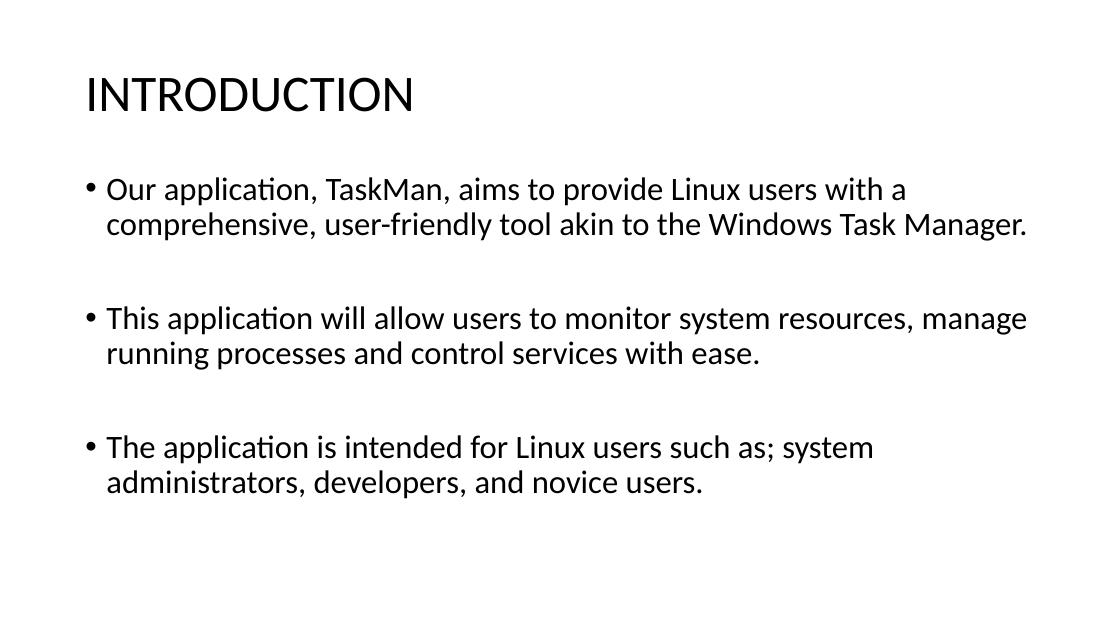
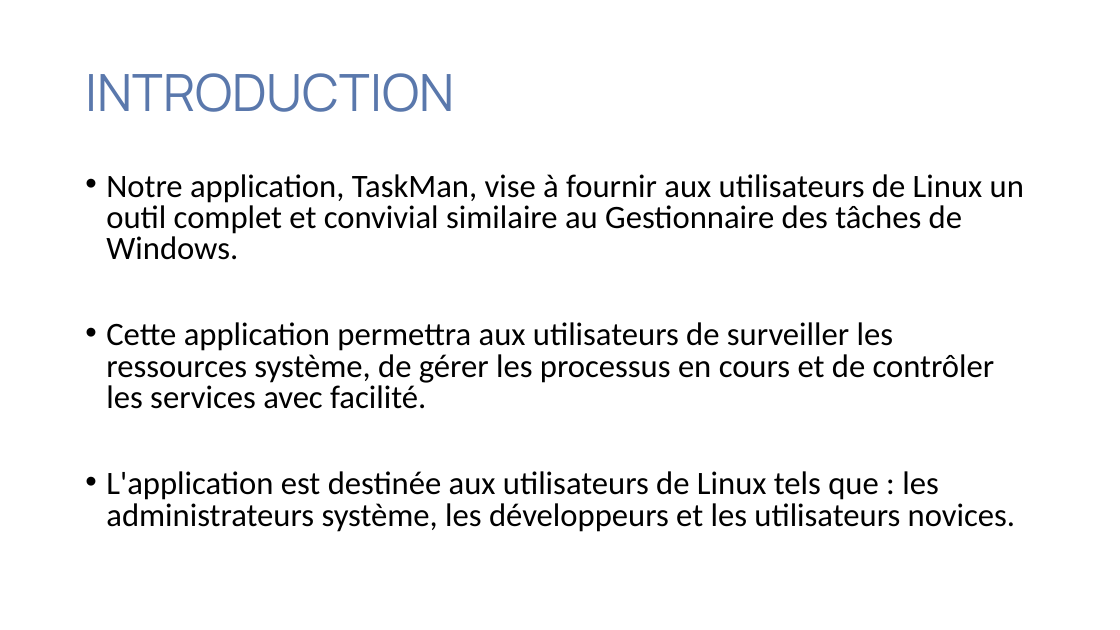
Before and after one commit to Nguh-Prince/TaskMan, a slide deck: slide 3 of documents/CAHIER D’ANALYSES POUR LE GESTIONNAIRE DE TACHES.pptx. Drawn at 1120x630 pixels with LibreOffice and Linux fonts; fonts in the diff are those of the drawing. Boxes give left, top, right and bottom in pixels: in the first picture for what was removed or moved away, otherwise in the second. Text is boxed around its words. In the diff, an @@ line names an element or a change of style, - is before the commit and + after.

```diff
--- a/documents/CAHIER D’ANALYSES POUR LE GESTIONNAIRE DE TACHES.pptx
+++ b/documents/CAHIER D’ANALYSES POUR LE GESTIONNAIRE DE TACHES.pptx
@@ title "INTRODUCTION" at bbox=[85, 73, 454, 112]: font Calibri to Manrope, text colour #000000 to #5A78AC @@
@@ text at bbox=[106, 174, 1024, 532]: text changed @@
-• Our application, TaskMan, aims to provide Linux users with a comprehensive, user-friendly tool akin to the Windows Task Manager.
-• This application will allow users to monitor system resources, manage running processes and control services with ease.
-• The application is intended for Linux users such as; system administrators, developers, and novice users.
+• Notre application, TaskMan, vise à fournir aux utilisateurs de Linux un outil complet et convivial similaire au Gestionnaire des tâches de Windows.
+• Cette application permettra aux utilisateurs de surveiller les ressources système, de gérer les processus en cours et de contrôler les services avec facilité.
+• L'application est destinée aux utilisateurs de Linux tels que : les administrateurs système, les développeurs et les utilisateurs novices.
```
Also in this commit, not shown: 14 other slides changed, 2 slides added, 3 slides removed, 57 other files.
